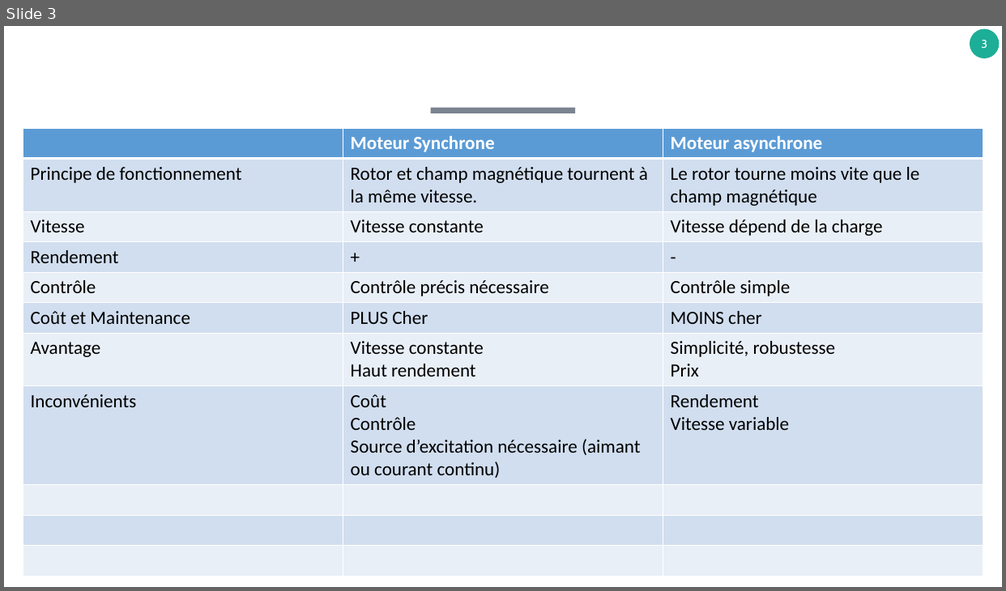
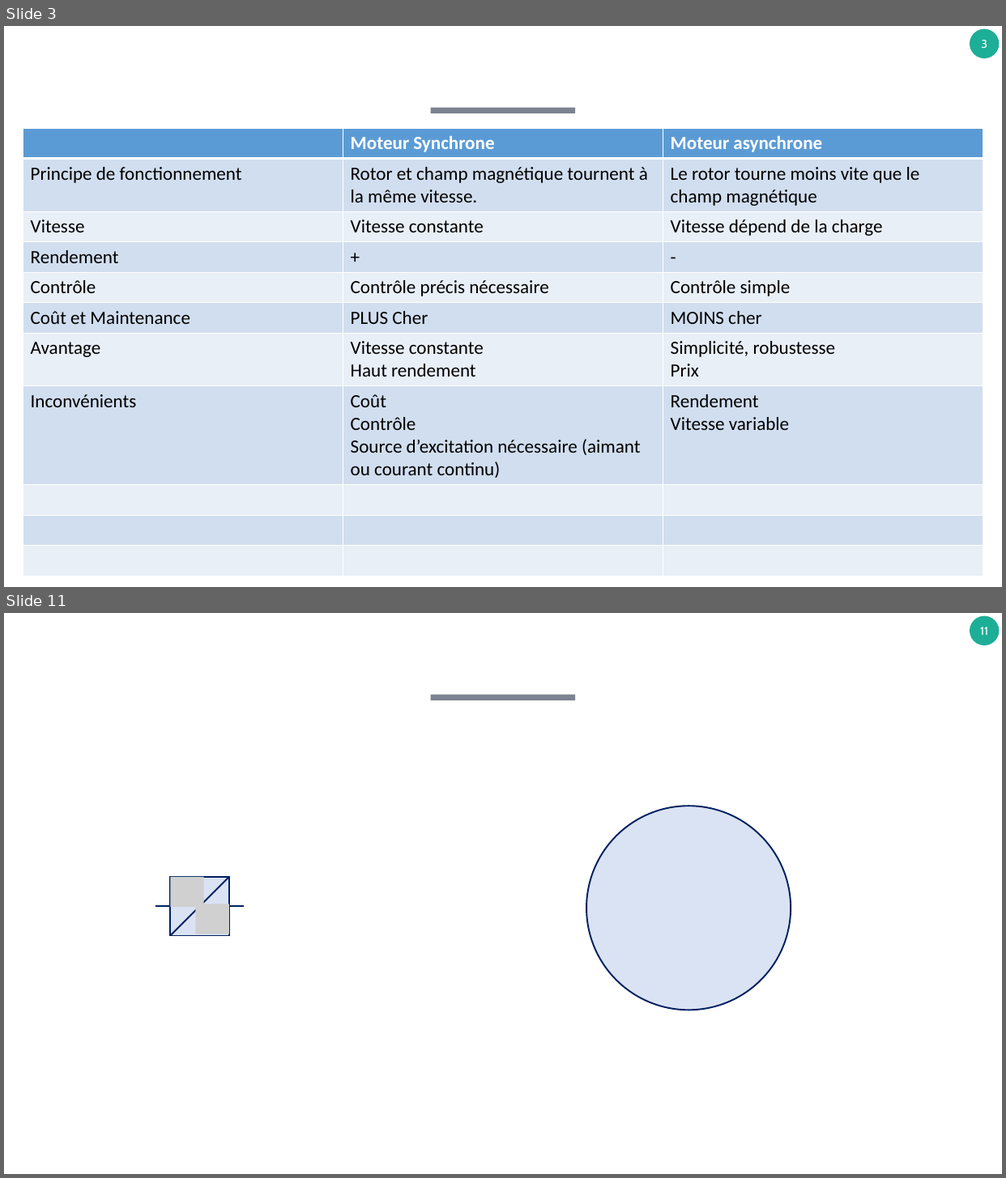
Before and after one commit to xpessoles/PSI_Preparation_Oral, a slide deck: Fiches_Protocoles_Techno/Fiches_Technologie.pptx. Shown one above the other, each under a label of ours: slide 3 before the commit, slides 3 and 11 after it; the slides between them are not shown. The pictures are 1006x591 and 1006x1178 pixels, drawn with LibreOffice and Linux fonts; fonts in the diff are those of the drawing; grey boxes stand for pictures. Boxes give left, top, right and bottom in pixels: in the first picture for what was removed or moved away, otherwise in the second. Text is boxed around its words. In the diff, an @@ line names an element or a change of style, - is before the commit and + after.

```diff
--- a/Fiches_Protocoles_Techno/Fiches_Technologie.pptx
+++ b/Fiches_Protocoles_Techno/Fiches_Technologie.pptx
@@ slide 11 added at <box>4,613,1002,1174</box>, background #FFFFFF; not listed: 2 template elements that a slide beside it also shows @@
@@ ellipse added at <box>586,806,791,1011</box>, fill #DAE3F3, outline #002060 1.5 pt @@
@@ rectangle added at <box>170,877,229,936</box>, fill #DAE3F3, outline #002060 1.5 pt @@
@@ line added from (170, 935) to (229, 877), #002060 1.5 pt @@
@@ picture added at <box>170,877,204,907</box> @@
@@ line added from (170, 905) to (155, 905), #002060 1.5 pt @@
@@ picture added at <box>196,905,229,934</box> @@
@@ line added from (245, 905) to (229, 905), #002060 1.5 pt @@
```
Also in this commit, not shown: 8 other slides added, 1 other file.
